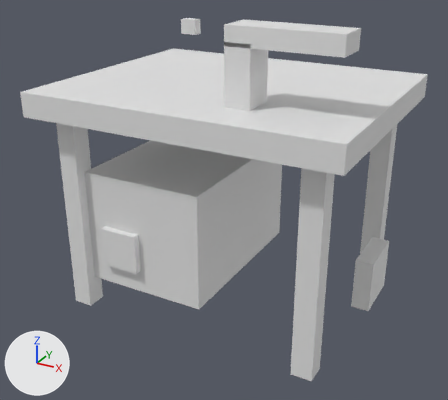
The OBJ model src/main/resources/assets/eln/model/industrial_welder/industrial_welder.obj as it was, and as the next commit left it.
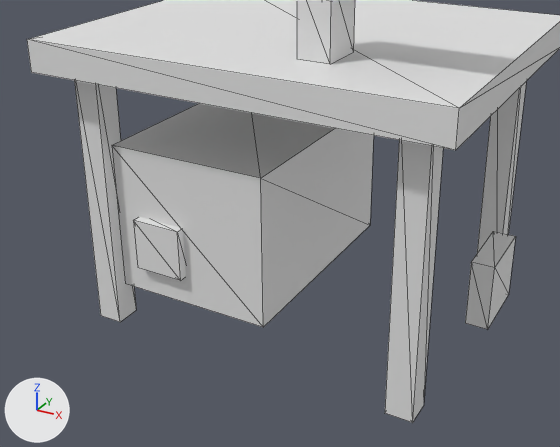
The first picture shows the older version from a 50 mm lens placed at (0.826, -1.571, 0.6), pointed at (-0.002, -0.065, -0.154). The close-ups show the older and then the newer version on the part from 0% to 94% of the width and 16% to 100% of the height of that picture. Only the edits that show in the close-ups are written down. Every picture has the same lights, and +X, +Y and +Z are marked at lower left. The close-ups show mesh edges as thin lines. Materials are left out; every surface is plain grey. Where no turn or scale is listed for an object, it has been applied to the vertices. Vertices at exactly the same position are counted once.

The first close-up shows 'Base', 'Case', 'Output', 'Red', 'Trim'.
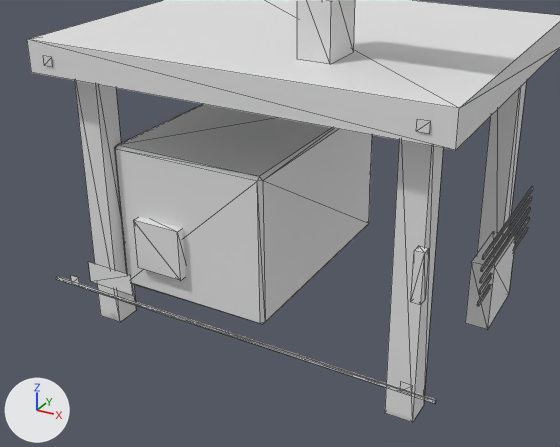
Patch to the scene script:
```diff
--- a/src/main/resources/assets/eln/model/industrial_welder/industrial_welder.obj.py
+++ b/src/main/resources/assets/eln/model/industrial_welder/industrial_welder.obj.py
@@ me_case @@
 # used by ob_case; location = (0.0, 0.0, 0.0)
-me_case.from_pydata(...)  # 16 vertices, 24 faces; spans x -0.46..0.46, y -0.38..0.38, z -0.4..0.19
+me_case.from_pydata(...)  # 32 vertices, 56 faces; spans x -0.46..0.46, y -0.38..0.38, z -0.4..0.19
+# me_case part 1: the loose piece of 8 vertices spanning x -0.34..0.04, y -0.29..0.27, z -0.4..-0.05 is rebuilt with 24 vertices and now spans x -0.34..0.04, y -0.29..0.27, z -0.4..-0.05
@@ me_trim @@
 # used by ob_trim; location = (0.0, 0.0, 0.0)
 # verts and faces of me_trim; kept vertices keep their numbers, new ones are numbered from 8
-me_trim.from_pydata(...)  # 8 vertices, 12 faces; spans x 0.1..0.17, y -0.25..-0.15, z 0.19..0.35
+me_trim.from_pydata(...)  # 100 vertices, 130 faces; spans x -0.464..0.464, y -0.402..0.228, z -0.373..0.35
+# me_trim part 2: a new loose piece, a box spanning x 0.409..0.428, y -0.402..-0.382, z -0.164..-0.064
+# me_trim part 3: a new loose piece, a box spanning x -0.462..0.462, y -0.385..-0.381, z -0.3734..-0.3674
+# me_trim part 4: a new loose piece, a box spanning x 0.461..0.464, y -0.152..0.228, z -0.2938..-0.2848
+# me_trim part 5: a new loose piece, a box spanning x 0.461..0.464, y -0.152..0.228, z -0.2673..-0.2582
+# me_trim part 6: a new loose piece, a box spanning x 0.461..0.464, y -0.152..0.228, z -0.2407..-0.2317
+# me_trim part 7: a new loose piece, a box spanning x 0.461..0.464, y -0.152..0.228, z -0.2142..-0.2051
+# me_trim part 8: a new loose piece, a box spanning x 0.461..0.464, y -0.152..0.228, z -0.1876..-0.1786
+# me_trim part 9
+verts[8] = (-0.416, -0.383, -0.372)  # pixel (71, 283)
+verts[9] = (-0.416, -0.383, -0.351)  # pixel (70, 275)
+verts[10] = (-0.416, -0.383, 0.141)  # pixel (44, 65)
+verts[11] = (-0.416, -0.383, 0.162)  # pixel (43, 55)
+verts[12] = (0.393, -0.383, -0.372)  # pixel (400, 390)
+verts[13] = (0.393, -0.383, -0.351)  # pixel (400, 381)
+verts[14] = (0.393, -0.383, 0.141)  # pixel (416, 131)
+verts[15] = (0.393, -0.383, 0.162)  # pixel (417, 119)
+for new, old in zip([*range(16, 24)], [*range(8, 16)]): verts[new] = verts[old] + (0.023, 0.0, 0.0)
+verts[24] = (-0.354, -0.386, -0.348)  # pixel (90, 281)
+verts[25] = (-0.234, -0.386, -0.348)  # pixel (132, 295)
+verts[26] = (-0.234, -0.386, -0.298)  # pixel (130, 275)
+verts[27] = (-0.354, -0.386, -0.298)  # pixel (88, 261)
+faces += [(8, 16, 17), (8, 17, 9), (10, 18, 19), (10, 19, 11), (12, 20, 21), (12, 21, 13)]
+faces += [(14, 22, 23), (14, 23, 15), (24, 25, 26), (24, 26, 27)]
+# other edits to the shape of me_trim do not show in these pictures
```

Changed parts and their boxes (x1, y1, x2, y2) in the close-ups (560 x 447 px):
'Case', reshaped: before (27, 0, 560, 327); after (27, 0, 560, 324)
'Trim', reshaped: before (297, 0, 355, 64); after (43, 0, 533, 403)
part 1 of me_case, rebuilt: before (112, 103, 374, 327); after (115, 104, 372, 324)
part 2 of me_trim, added: after (411, 246, 429, 305)
part 3 of me_trim, added: after (56, 276, 436, 403)
part 4 of me_trim, added: after (477, 227, 528, 306)
part 5 of me_trim, added: after (479, 217, 529, 295)
part 6 of me_trim, added: after (480, 207, 530, 283)
part 7 of me_trim, added: after (481, 197, 532, 271)
part 8 of me_trim, added: after (482, 186, 533, 260)
part 9 of me_trim, added: after (43, 56, 431, 392)
